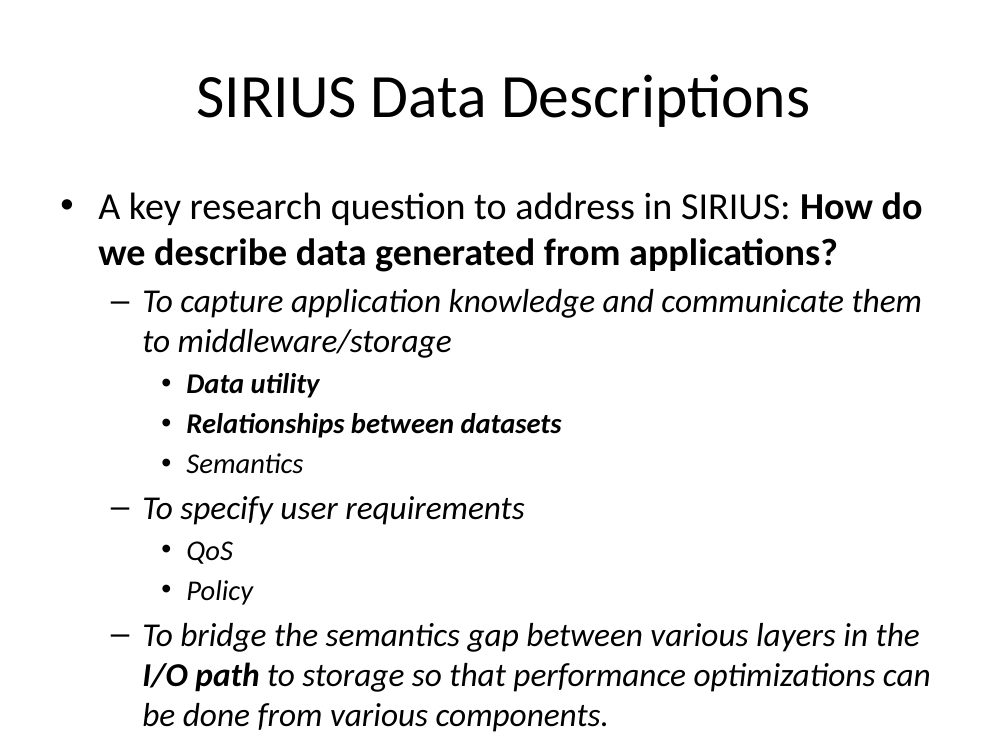
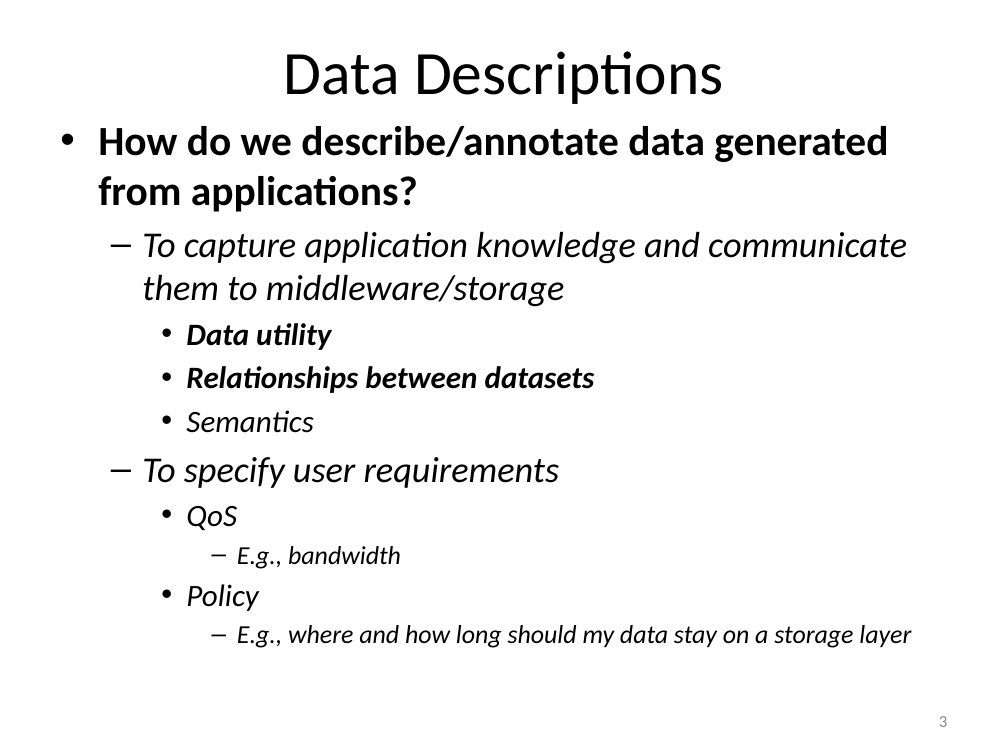
Before and after one commit to TPLink32/sirius, a slide deck: slide 3 of All-Hand-Meetings/AHM-10-14-2015/Presentations/SIRIUS_AHM-liu.pptx (slide 1 before the commit). Drawn at 1008x756 pixels with LibreOffice and Linux fonts; fonts in the diff are those of the drawing. Boxes give left, top, right and bottom in pixels: in the first picture for what was removed or moved away, otherwise in the second. Text is boxed around its words. In the diff, an @@ line names an element or a change of style, - is before the commit and + after.

```diff
--- a/All-Hand-Meetings/AHM-10-14-2015/Presentations/SIRIUS_AHM-liu.pptx
+++ b/All-Hand-Meetings/AHM-10-14-2015/Presentations/SIRIUS_AHM-liu.pptx
@@ title at (284, 51, 723, 104): text changed @@
-SIRIUS Data Descriptions
+Data Descriptions
@@ text "How do we describe/annotate data ...": place and size @@
-text "How do we describe/annotate data ..." at (98, 192, 931, 692)
+text "How do we describe/annotate data ..." at (98, 126, 911, 648)
@@ text at (98, 126, 888, 212): text changed; size 27.2 to 29.6 pt @@
-• A key research question to address in SIRIUS: How do we describe data generated from applications?
+• How do we describe/annotate data generated from applications?
@@ text at (142, 231, 907, 611): size 23.8 to 25.9 pt in "To capture application knowledge and communicate them ...", "To specify user requirements"; size 20.4 to 22.2 pt in "Data utility", "Relationships between datasets", "Semantics", "QoS" and 1 more places @@
@@ text at (237, 546, 401, 569): paragraph added @@
+      – E.g., bandwidth
@@ text at (237, 625, 911, 648): text changed; size 23.8 to 18.5 pt @@
-  – To bridge the semantics gap between various layers in the I/O path to storage so that performance optimizations can be done from various components.
+      – E.g., where and how long should my data stay on a storage layer
@@ page number added at (939, 716, 947, 727), 12 pt, text #8C8C8C @@
+3
```
Also in this commit, not shown: 4 other slides changed, 3 slides added.
